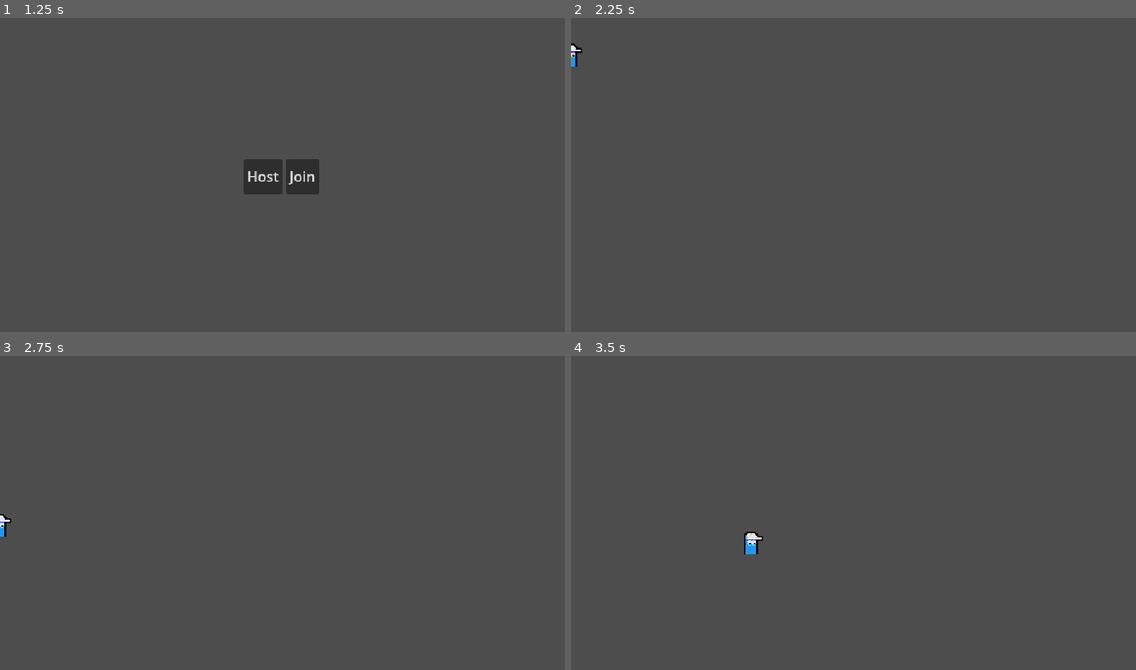
Above: before the commit, frames 1-4 (two rows, left to right).
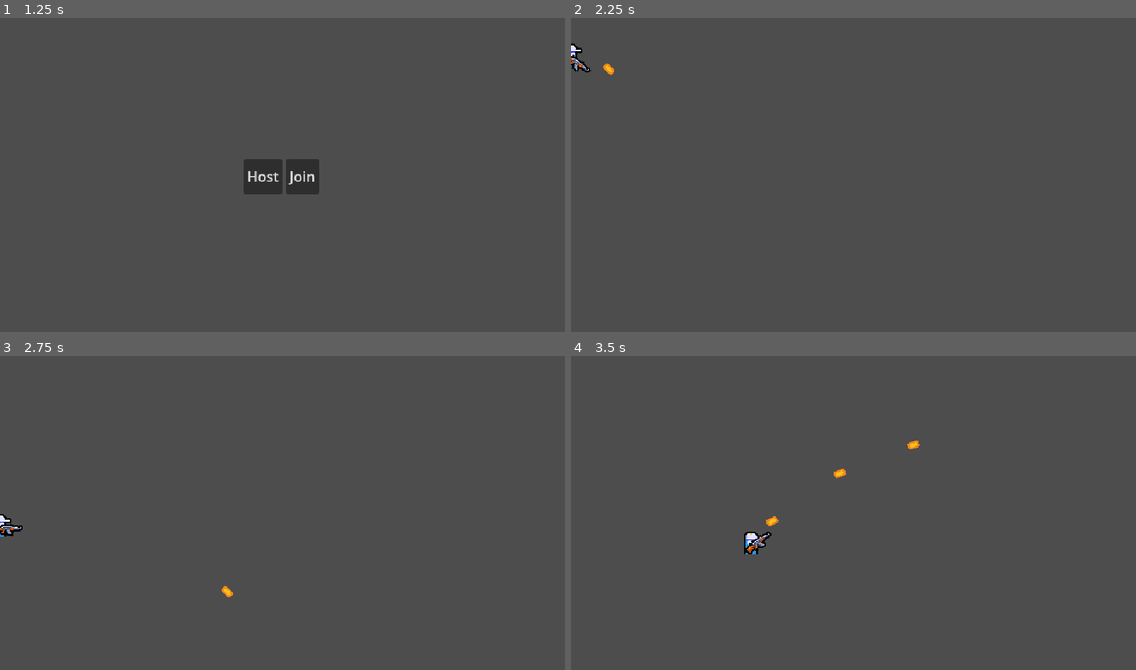
Above: after the commit, the same moments.

Repository: usergaia/top-down-shooter
Game: Godot game, scene res://UI/MainMenu/main_menu.tscn
The game is run twice, just before and just after one commit, with the same random seed, the same clock (stepped at 60 frames per second) and the same inputs.
Inputs (mouse positions are in pixels of both pictures, inside the frame that each line leads up to):
- Up to frame 1 (1.25 s): tap Enter at 0.5 s; move the mouse to (406, 162) at 0.52 s; press the mouse at (406, 162) at 0.53 s; hold D (move_right) from 0.53 s (still down)
- Up to frame 2 (2.25 s): release D (move_right) at 1.25 s; release the mouse at (977, 162) at 1.25 s; click "Host" at 1.25 s; tap Space at 2 s; move the mouse to (740, 193) at 2.02 s; hold S (move_down) from 2.03 s (still down); click (740, 193) at 2.1 s
- Up to frame 3 (2.75 s): keep holding S (move_down)
- Up to frame 4 (3.5 s): move the mouse to (910, 443) at 2.77 s; release S (move_down) at 2.78 s; press the mouse at (910, 443) at 2.78 s; hold D (move_right) from 2.78 s (still down)

Frame 1 is identical in both runs. In frame 2, 0.1% of the frame differs, in the area x 0-8%, y 12-19%; in frame 3, 0.1%; in frame 4, 0.3%, in the area x 30-62%, y 26-64%.

Commit message:
feat: Add weapon system

Diff:
--- a/Entities/Player/player.gd
+++ b/Entities/Player/player.gd
@@ -2,15 +2,34 @@
 extends CharacterBody2D
 
 @onready var player_input_synchronizer_component: PlayerInputSynchronizerComponent = $PlayerInputSynchronizerComponent
+@onready var weapon_root: Node2D = $WeaponRoot
+@onready var fire_rate_timer: Timer = $FireRateTimer
 
+var bullet_scene: PackedScene = preload("uid://0aqqgp0vrrdj")
 var input_player_authority: int
 
 const SPEED = 300.0
 
 func _ready():
+	# only give control access depending on the player's peer id
 	player_input_synchronizer_component.set_multiplayer_authority(input_player_authority)
-	set_process(is_multiplayer_authority())
 
-func _process(delta: float) -> void:
-	velocity = player_input_synchronizer_component.movement_vector*SPEED
-	move_and_slide()
+func _process(_delta: float) -> void:
+	# a specific player's weapon position pointing + mouse position
+	var aim_position = weapon_root.global_position + player_input_synchronizer_component.aim_vector
+	weapon_root.look_at(aim_position)
+
+	if is_multiplayer_authority():
+		velocity = player_input_synchronizer_component.movement_vector*SPEED
+		move_and_slide()
+		if player_input_synchronizer_component.is_attack_pressed:
+			try_create_bullet()
+
+func try_create_bullet():
+	if !fire_rate_timer.is_stopped():
+		return
+	var bullet = bullet_scene.instantiate() as Bullet
+	bullet.position = weapon_root.global_position
+	bullet.start(player_input_synchronizer_component.aim_vector)
+	get_parent().add_child(bullet, true)
+	fire_rate_timer.start()
--- a/Entities/Player/player.tscn
+++ b/Entities/Player/player.tscn
@@ -3,28 +3,44 @@
 [ext_resource type="Script" uid="uid://tvn2tpbfo0uk" path="res://Entities/Player/player.gd" id="1_mv1ah"]
 [ext_resource type="PackedScene" uid="uid://d3yrt7r43syml" path="res://Utilities/Components/player_input_synchronizer_component.tscn" id="2_3uyv8"]
 [ext_resource type="Texture2D" uid="uid://bluokcvylwdng" path="res://Entities/Player/player-medium.png" id="2_lu8i8"]
-
-[sub_resource type="CircleShape2D" id="CircleShape2D_ix6vc"]
+[ext_resource type="Texture2D" uid="uid://cfnmer626derb" path="res://Entities/Player/rifle.png" id="3_tekja"]
 
 [sub_resource type="SceneReplicationConfig" id="SceneReplicationConfig_3uyv8"]
 properties/0/path = NodePath(".:global_position")
 properties/0/spawn = true
 properties/0/replication_mode = 1
 
+[sub_resource type="CircleShape2D" id="CircleShape2D_ix6vc"]
+
 [node name="Player" type="CharacterBody2D" unique_id=360653061]
 collision_layer = 0
 script = ExtResource("1_mv1ah")
+
+[node name="PlayerInputSynchronizerComponent" parent="." unique_id=1919296244 node_paths=PackedStringArray("aim_root") instance=ExtResource("2_3uyv8")]
+aim_root = NodePath("../WeaponRoot")
+
+[node name="MultiplayerSynchronizer" type="MultiplayerSynchronizer" parent="." unique_id=1076073831]
+replication_config = SubResource("SceneReplicationConfig_3uyv8")
+
+[node name="FireRateTimer" type="Timer" parent="." unique_id=1387322006]
+wait_time = 0.25
+one_shot = true
 
 [node name="Sprite2D" type="Sprite2D" parent="." unique_id=1225682613]
 texture = ExtResource("2_lu8i8")
 centered = false
 offset = Vector2(-9, -26)
 
+[node name="WeaponRoot" type="Node2D" parent="." unique_id=259143248]
+position = Vector2(0, -9)
+
+[node name="Sprite2D" type="Sprite2D" parent="WeaponRoot" unique_id=921644398]
+position = Vector2(6, 0)
+texture = ExtResource("3_tekja")
+centered = false
+offset = Vector2(-15, -6)
+
 [node name="CollisionShape2D" type="CollisionShape2D" parent="." unique_id=663649015]
+visible = false
 position = Vector2(0, -10)
 shape = SubResource("CircleShape2D_ix6vc")
-
-[node name="PlayerInputSynchronizerComponent" parent="." unique_id=1919296244 instance=ExtResource("2_3uyv8")]
-
-[node name="MultiplayerSynchronizer" type="MultiplayerSynchronizer" parent="." unique_id=1076073831]
-replication_config = SubResource("SceneReplicationConfig_3uyv8")
--- /dev/null
+++ b/GameObjects/Bullets/bullet.gd
@@ -0,0 +1,22 @@
+class_name Bullet extends Node2D
+
+const SPEED: int = 600
+
+@onready var life_timer: Timer = $LifeTimer
+
+var direction: Vector2
+
+func _ready() -> void:
+	life_timer.timeout.connect(_on_life_timer_timeout)
+
+func _process(delta: float):
+	global_position += direction * SPEED * delta
+
+func start(direction: Vector2):
+	self.direction = direction
+	rotation = direction.angle()
+
+func _on_life_timer_timeout():
+	# only free bullets on host side to prevent conflicts
+	if is_multiplayer_authority():
+		queue_free()
--- /dev/null
+++ b/GameObjects/Bullets/bullet.tscn
@@ -0,0 +1,29 @@
+[gd_scene format=3 uid="uid://0aqqgp0vrrdj"]
+
+[ext_resource type="Script" uid="uid://yybtw4l3hloa" path="res://GameObjects/Bullets/bullet.gd" id="1_lus1t"]
+[ext_resource type="Texture2D" uid="uid://bljc3vjcli7rc" path="res://GameObjects/Bullets/bullet.png" id="2_gmytf"]
+
+[sub_resource type="SceneReplicationConfig" id="SceneReplicationConfig_lus1t"]
+properties/0/path = NodePath(".:global_position")
+properties/0/spawn = true
+properties/0/replication_mode = 0
+properties/1/path = NodePath(".:rotation")
+properties/1/spawn = true
+properties/1/replication_mode = 0
+properties/2/path = NodePath(".:direction")
+properties/2/spawn = true
+properties/2/replication_mode = 0
+
+[node name="Bullet" type="Node2D" unique_id=1880002742]
+script = ExtResource("1_lus1t")
+
+[node name="MultiplayerSynchronizer" type="MultiplayerSynchronizer" parent="." unique_id=1088038750]
+replication_config = SubResource("SceneReplicationConfig_lus1t")
+
+[node name="Sprite2D" type="Sprite2D" parent="." unique_id=37278685]
+texture = ExtResource("2_gmytf")
+
+[node name="LifeTimer" type="Timer" parent="." unique_id=1083341201]
+wait_time = 2.0
+one_shot = true
+autostart = true
--- a/Utilities/Components/player_input_synchronizer_component.gd
+++ b/Utilities/Components/player_input_synchronizer_component.gd
@@ -1,7 +1,11 @@
 class_name PlayerInputSynchronizerComponent
 extends MultiplayerSynchronizer
 
+@export var aim_root: Node2D
+
 var movement_vector: Vector2 = Vector2.ZERO
+var aim_vector: Vector2 = Vector2.RIGHT
+var is_attack_pressed: bool
 
 func _ready() -> void:
 	pass
@@ -12,3 +16,8 @@
 
 func gather_input():
 	movement_vector = Input.get_vector("move_left","move_right","move_up","move_down")
+
+	# a specific player's weapon position pointing towards the mouse position
+	aim_vector = aim_root.global_position.direction_to(aim_root.get_global_mouse_position())
+
+	is_attack_pressed = Input.is_action_pressed("attack")
--- a/Utilities/Components/player_input_synchronizer_component.tscn
+++ b/Utilities/Components/player_input_synchronizer_component.tscn
@@ -6,6 +6,12 @@
 properties/0/path = NodePath(".:movement_vector")
 properties/0/spawn = true
 properties/0/replication_mode = 2
+properties/1/path = NodePath(".:aim_vector")
+properties/1/spawn = true
+properties/1/replication_mode = 1
+properties/2/path = NodePath(".:is_attack_pressed")
+properties/2/spawn = true
+properties/2/replication_mode = 2
 
 [node name="PlayerInputSyncronizerComponent" type="MultiplayerSynchronizer" unique_id=551206651]
 root_path = NodePath(".")
--- a/main.tscn
+++ b/main.tscn
@@ -6,4 +6,5 @@
 script = ExtResource("1_ig7tw")
 
 [node name="MultiplayerSpawner" type="MultiplayerSpawner" parent="." unique_id=251415783]
+_spawnable_scenes = PackedStringArray("uid://0aqqgp0vrrdj")
 spawn_path = NodePath("..")
--- a/project.godot
+++ b/project.godot
@@ -11,10 +11,11 @@
 [application]
 
 config/name="top-down-shooter"
+config/version="0.1.0"
 run/main_scene="uid://043swv02wwpw"
 config/features=PackedStringArray("4.6", "Forward Plus")
 config/icon="res://icon.svg"
-config/version="0.1.0"
+
 [display]
 
 window/size/viewport_width=640
@@ -45,6 +46,11 @@
 "events": [Object(InputEventKey,"resource_local_to_scene":false,"resource_name":"","device":-1,"window_id":0,"alt_press …(192 unchanged characters)…
 ]
 }
+attack={
+"deadzone": 0.2,
+"events": [Object(InputEventMouseButton,"resource_local_to_scene":false,"resource_name":"","device":-1,"window_id":0,"alt_pressed":false,"shift_pressed":false,"ctrl_pressed":false,"meta_pressed":false,"button_mask":1,"position":Vector2(384, 30),"global_position":Vector2(398, 103),"factor":1.0,"button_index":1,"canceled":false,"pressed":true,"double_click":false,"script":null)
+]
+}
 
 [physics]
 
Binary file added: Entities/Player/rifle.png
Not shown, added: Entities/Player/rifle.png.import
Not shown, added: GameObjects/Bullets/bullet.gd.uid
Binary file added: GameObjects/Bullets/bullet.png
Not shown, added: GameObjects/Bullets/bullet.png.import
